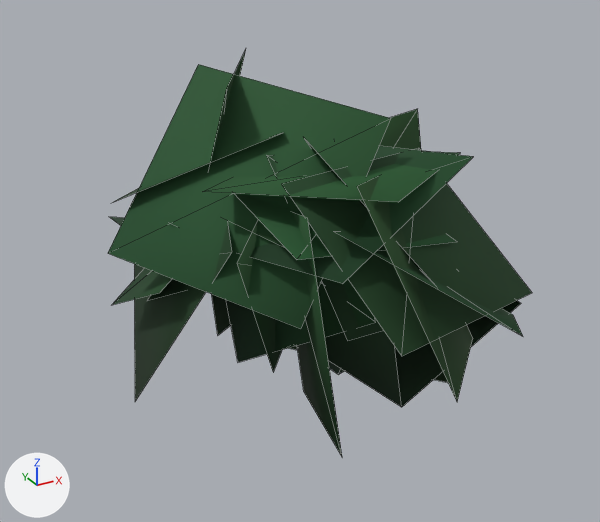
The glTF model public/ark/assets/v1/plants/bush-holly-b.lod2.glb as it was, and as the next commit left it.
The view is the same before and after, from a 50 mm lens placed at (-1.81, -3.5, 2.14), pointed at (0.01, -0.2, 0.49). Lighting does not change. The marker at lower left points along +X, +Y and +Z. The first picture is the older version. Mesh edges are drawn as thin lines.

The older version as bpy lines, for what is in view:
```python
me_mesh_0 = bpy.data.meshes.new('Mesh_0')
me_mesh_0.from_pydata(...)  # 190 vertices, 127 faces; spans x -0.87..1.05, y -1.48..1.1, z -0.4..1.4
me_mesh_0.materials.append(mat_ark_vertex_colour)
ob_mesh_0 = bpy.data.objects.new('Mesh_0', me_mesh_0)
ob_mesh_0.location = (0.0, 0.0, 0.0)
```
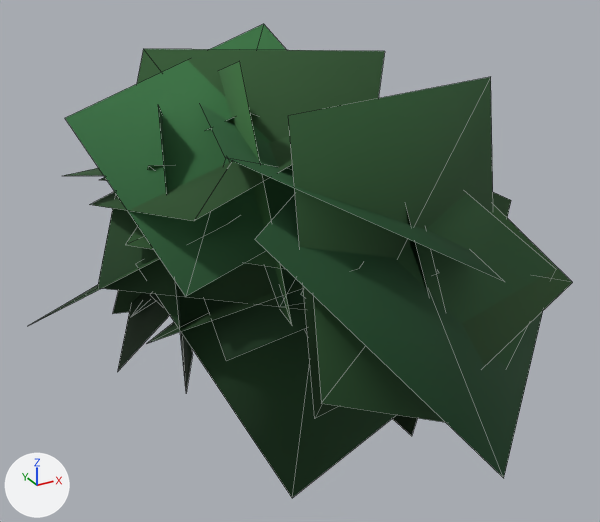
The change, as JSON lines over the scene's bpy script:
```json
{"block": "me_mesh_0", "where": "# used by ob_mesh_0; location = (0.0, 0.0, 0.0)"}
{"op": "remove", "block": "me_mesh_0", "code": "me_mesh_0.from_pydata(...)  # 190 vertices, 127 faces; spans x -0.87..1.05, y -1.48..1.1, z -0.4..1.4"}
{"op": "add", "block": "me_mesh_0", "code": "me_mesh_0.from_pydata(...)  # 190 vertices, 127 faces; spans x -1.28..1.25, y -1.62..1.32, z -0.41..1.56"}
{"block": "me_mesh_0", "change": "me_mesh_0 part 1: 144 of 190 vertices moved; they spanned x -0.87..1.05, y -1.48..1.1, z -0.4..1.4 and now span x -1.28..1.25, y -1.62..1.32, z -0.41..1.56; mean shift (-0.08, -0.03, 0.05); largest move (-0.34, 0.79, 0.15) -> (0.11, -1.62, 0.1)"}
{"block": "me_mesh_0", "change": "me_mesh_0 part 2: 47 kept faces spanning x -1.01..1.11, y -1.62..1.32, z -0.38..1.56 get new vertex colours; the middle colour goes from dark green #224925 to dark green #224d28"}
```

Boxes [x1, y1, x2, y2] around the edits, measured in the pictures (600 x 522 px; the box of a moved part takes in the faces that stretch with it):
```json
{"object": "Mesh_0", "change": "reshaped", "before": [108, 50, 532, 456], "after": [32, 24, 573, 498], "on screen": "28% wider, 17% taller"}
{"part": 1, "of": "me_mesh_0", "change": "moved or reshaped", "before": [110, 50, 532, 456], "after": [32, 49, 511, 498]}
{"part": 2, "of": "me_mesh_0", "change": "recoloured", "before": [108, 64, 522, 401], "after": [64, 24, 573, 497]}
```
